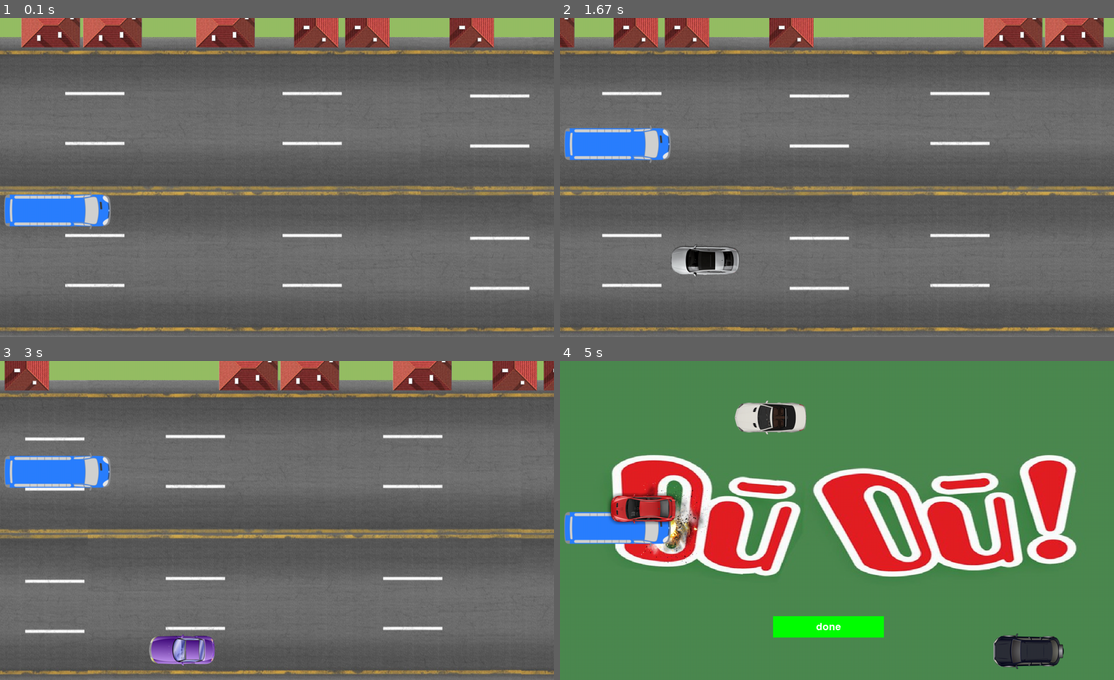
Above: before the commit, frames 1-4 (two rows, left to right).
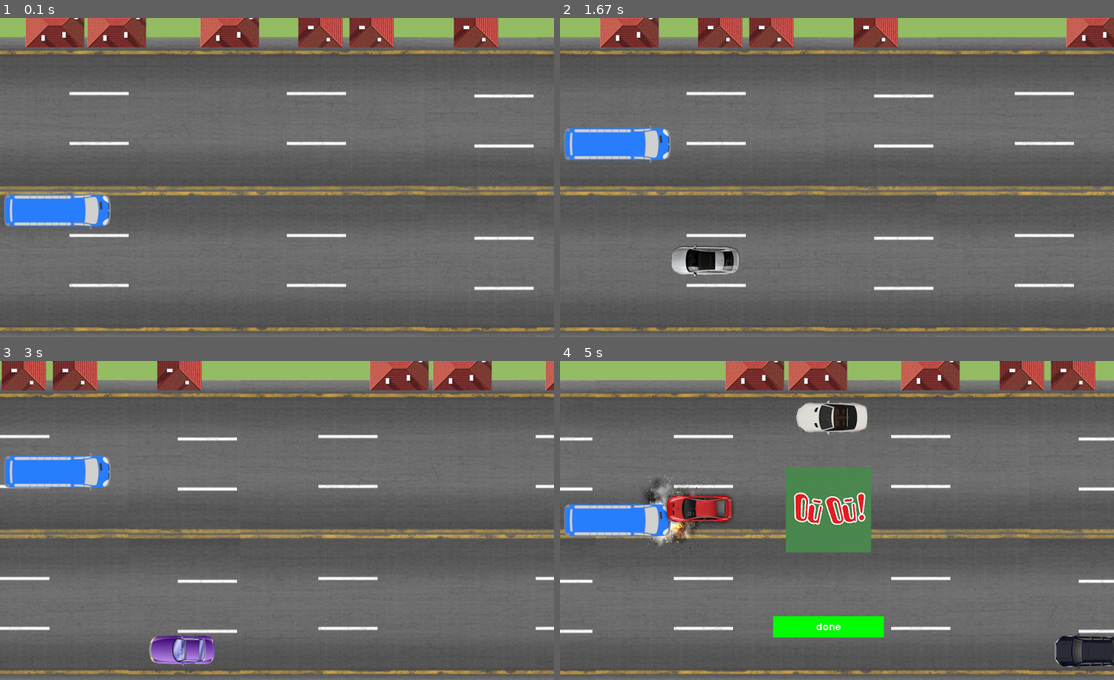
Above: after the commit, the same moments.

Repository: Alicccce/project_pygame
Game: pygame game, started from Alice.py
The game is run twice, just before and just after one commit, with the same random seed, the same clock (stepped at 60 frames per second) and the same inputs.
Inputs (mouse positions are in pixels of both pictures, inside the frame that each line leads up to):
- Up to frame 1 (0.1 s): no input
- Up to frame 2 (1.67 s): hold W 0.33-0.8 s; hold S 0.83-1.13 s; hold W 1.17-1.53 s; hold S from 1.57 s (still down)
- Up to frame 3 (3 s): release S at 1.93 s; hold W 1.97-2.27 s; hold S 2.3-2.6 s; hold W from 2.63 s (still down)
- Up to frame 4 (5 s): release W at 3 s; hold S 3.03-3.4 s; hold W 3.43-3.73 s; hold S 3.77-4.07 s; hold W 4.1-4.47 s; hold S 4.5-4.87 s; press the mouse at (825, 625) at 4.93 s

The runs differ from the first frame. In frame 1, 3.3% of the frame differs, in the area x 0-100%, y 0-99%; in frame 2, 10%; in frame 3, 11%; in frame 4, 96%, in the area x 0-100%, y 0-100%.

Commit message:
основная игра; пытаюсь поставить остановку

Diff:
--- a/Alice.py
+++ b/Alice.py
@@ -2,6 +2,8 @@
 import os
 import sys
 from random import *
+
+pygame.init()
 
 WHITE = (255, 255, 255)
 BLACK = (0, 0, 0)
@@ -10,12 +12,14 @@
 GREEN = (0, 255, 0)
 PINK = (255, 100, 100)
 LIGHT_GREEN = (100, 200, 100)
-HEIGHT = 750
-WIDTH = 1300
-for_x, need = [], []
+HEIGHT, WIDTH = 750, 1300
+for_x = [] # список "занятых" абцисс машинок
 prov = True
-ox = [i for i in range(WIDTH + 10, WIDTH + 5001, 150)]
-g_sprts = pygame.sprite.Group()
+ox = [i for i in range(WIDTH + 10, WIDTH + 5001, 150)] # ось ох (координата машинки),
+# которая генерирется и появляется на n_ом расстоянии от осн. экрана
+
+sprts_cars = pygame.sprite.Group() # группа спрайтов машинок
+#sound = pygame.mixer.Sound('avaria2.wav')
 
 
 def load_image(name, colorkey=None):
@@ -28,16 +32,47 @@
     return image
 
 
-def ox_operations(s): # функция генерации абциссы на старте у машинки
+def ox_operations(s):  # функция генерации абциссы на старте у машинки
     if s != []:
         x = choice(s)
         s.remove(x)
         return x, s
 
 
-def smena():
-    s = pygame.transform.scale(load_image('yup.jpg'), (WIDTH, HEIGHT))
-    screen.blit(s, (0, 0))
+def smena(x, y): # функция вывода "окончания" основной игры
+    global bu
+    buyt = Button(500, 600, 260, 50, GREEN, LIGHT_GREEN, 'done')
+    buyt.draw(500, 600)
+    s = pygame.transform.scale(load_image('yup.jpg'), (200, 200))
+    screen.blit(s, (530, 250))
+    bu = pygame.transform.scale(load_image('boo.png'), (200, 200)) # картинка взрыва
+    screen.blit(bu, (x - 70, y - 50))
+
+
+def restart():
+    speed_car = 12
+    ox_per = ox
+    bu.convert_alpha()
+    pygame.display.update()
+
+
+class the_next_stat_is(pygame.sprite.Sprite):
+    image = load_image('stat.png')
+
+    def __init__(self, all_sprites, ox_per):
+        super().__init__(all_sprites)
+        self.ox_per = ox_per
+        self.rect = self.image.get_rect()
+        self.rect.x, self.rect.y = 500, 700
+        self.mask_car = pygame.mask.from_surface(self.image)
+
+    def update(self, speed):
+        global speed_car
+        self.rect.x -= speed_car
+        p = choice(self.ox_per)  # выбор абциссы старта машинки при достижении левой границы
+        if self.rect.x + self.rect.width < 0 and p not in for_x:
+            self.rect.x = (p)
+            self.rect.y = 640
 
 
 class Button:
@@ -54,6 +89,7 @@
         click = pygame.mouse.get_pressed()
         if y < mouse[1] < y + self.height and x < mouse[0] < x + self.width and click[0] == 1:
             pygame.draw.rect(screen, (self.act_color), self.rect)
+            restart()
         else:
             pygame.draw.rect(screen, (self.inact_color), self.rect)
         font = pygame.font.Font(None, 35)
@@ -75,51 +111,55 @@
         self.mask_bus = pygame.mask.from_surface(self.image)
 
     def update(self, keys):
-        if pygame.sprite.spritecollideany(self, g_sprts):
-            buyt = Button(500, 600, 260, 50, GREEN, LIGHT_GREEN, 'done')
-            smena()
-            buyt.draw(500, 600)
-            bu = pygame.transform.scale(load_image('boo.png'), (200, 200))
-            screen.blit(bu, (self.rect.x + 150, self.rect.y - 50))
-        if keys[pygame.K_w] and self.rect.y + 14 >= 80:
+        global speed_car
+        # ниже контроль движения автобуса
+        if keys[pygame.K_w] and self.rect.y + 14 >= 100 and speed_car != 0:
             self.rect.y -= 6
-        if keys[pygame.K_s] and self.rect.y + 111 <= 730:
+        if keys[pygame.K_s] and self.rect.y + 111 <= 745 and speed_car != 0:
             self.rect.y += 6
 
 
 class Cars(pygame.sprite.Sprite):
-    def __init__(self, all_sprites, name, ox_per): # ('png', (x, y))
+    def __init__(self, all_sprites, name, ox_per):  # name = ('png', (x, y))
         super().__init__(all_sprites)
         self.ox_per = ox_per
-        self.image = load_image(name[0]) # считываем назвнаие
+        self.image = load_image(name[0])  # считываем назвнаие
         self.rect = self.image.get_rect()
-        self.rect.x = name[1][0] # считаваем абциссу
-        self.rect.y = name[1][1] # считаваем ординату
+        self.rect.x = name[1][0]  # считаваем абциссу
+        self.rect.y = name[1][1]  # считаваем ординату
         self.mask_car = pygame.mask.from_surface(self.image)
-        self.add(g_sprts)
-        for_x.append(self.rect.x)
-        need.append(self.rect)
+        self.add(sprts_cars) # добавление текущей машинки в список спрайтов
+        for_x.append(self.rect.x) # добавление "использованной" координаты х для машинки
 
     def update(self, speed):
+        global speed_car, ox_per
         cor_y = [90, 200, 310, 420, 530, 640]
-        self.rect.x -= 12
-        p = choice(self.ox_per) # выбор абциссы старта машинки при достижении левой границы
+        self.rect.x -= speed_car
+        p = choice(self.ox_per)  # выбор абциссы старта машинки при достижении левой границы
+        if pygame.sprite.collide_mask(self, bus): # если машинки сталкнулись
+            smena(self.rect.x, self.rect.y)
+            speed_car = 0
+        # далее проверяется то, когда машинки заезжают за стену
         if self.rect.x + self.rect.width < 0 and p not in for_x:
             self.rect.x = (p)
             self.rect.y = choice(cor_y)
-            for_x.append(self.rect.x), self.ox_per.remove(self.rect.x)
+            if len(self.ox_per) == 1:
+                the_next_stat_is(all_sprites, self.ox_per)
+                speed_car = 0
+            else:
+                for_x.append(self.rect.x), self.ox_per.remove(self.rect.x)
+
 
 if __name__ == '__main__':
-    pygame.init()
     size = (1300, 750)
     screen = pygame.display.set_mode(size)
     clock = pygame.time.Clock()
     start_ticks = pygame.time.get_ticks()
 
     all_sprites = pygame.sprite.Group()
-    Bus(all_sprites)
-
-    cor_y = [90, 200, 310, 420, 530, 640]
+    bus = Bus(all_sprites)
+
+    cor_y = [90, 200, 310, 420, 530, 640] # список ординат для полос дороги
     x1, x2 = ox_operations(ox)[0], ox_operations(ox)[0]
     x3, x4 = ox_operations(ox)[0], ox_operations(ox)[0]
     x5, x6 = ox_operations(ox)[0], ox_operations(ox)[0]
@@ -129,7 +169,7 @@
                  ('black_car.png', (x4, choice(cor_y))),
                  ('purp_car.png', (x5, choice(cor_y))),
                  ('white_car.png', (x6, choice(cor_y)))]:
-            Cars(all_sprites, name, ox) # передаём в name имя файла и координаты запуска
+            Cars(all_sprites, name, ox)  # передаём в name имя файла и координаты запуска
 
     imgg = load_image('roof_g.png')
     imgv = load_image('roof_v.png')
@@ -137,13 +177,12 @@
 
     running = True
 
-    xx, yy = 0, 45
+    xx, yy = 0, 45 # координаты расположения изображения дороги
     X1, Y1 = 1280, 45
-    roof_g_speed = 6
+    speed_car = 12
+    roof_g_speed = 4
     roof_g_positions = [(490, -35), (80, -35), (225, -35)]
     roof_v_positions = [(1085, -68), (720, -68), (840, -68)]
-
-    screen.blit(imgtr, (xx, yy))
 
     while running:
         screen.fill((150, 190, 100))
@@ -152,15 +191,12 @@
         screen.blit(imgtr, (X1, Y1))
         xx -= roof_g_speed
         X1 -= roof_g_speed
-
-        # позиции для домиков
+        # позиции для домиков (крыш) и дороги
         # Дополнительная позиция чтобы создать зацикленную анимацию
 
         # Проверка, выходит ли первая дорога за границы видимости
         if xx + imgtr.get_width() <= 0:
             xx = X1 + imgtr.get_width()
-
-        # Проверка, выходит ли вторая дорога за границы видимости
         if X1 + imgtr.get_width() <= 0:
             X1 = xx + imgtr.get_width()
         for position in roof_g_positions:
@@ -189,4 +225,4 @@
         pygame.display.flip()
         clock.tick(60)  # Ограничить до 60 кадров в секунду
 
-    pygame.quit()
+    pygame.display.update()
Binary file added: data/stat.png
Binary file added: data/station.png
